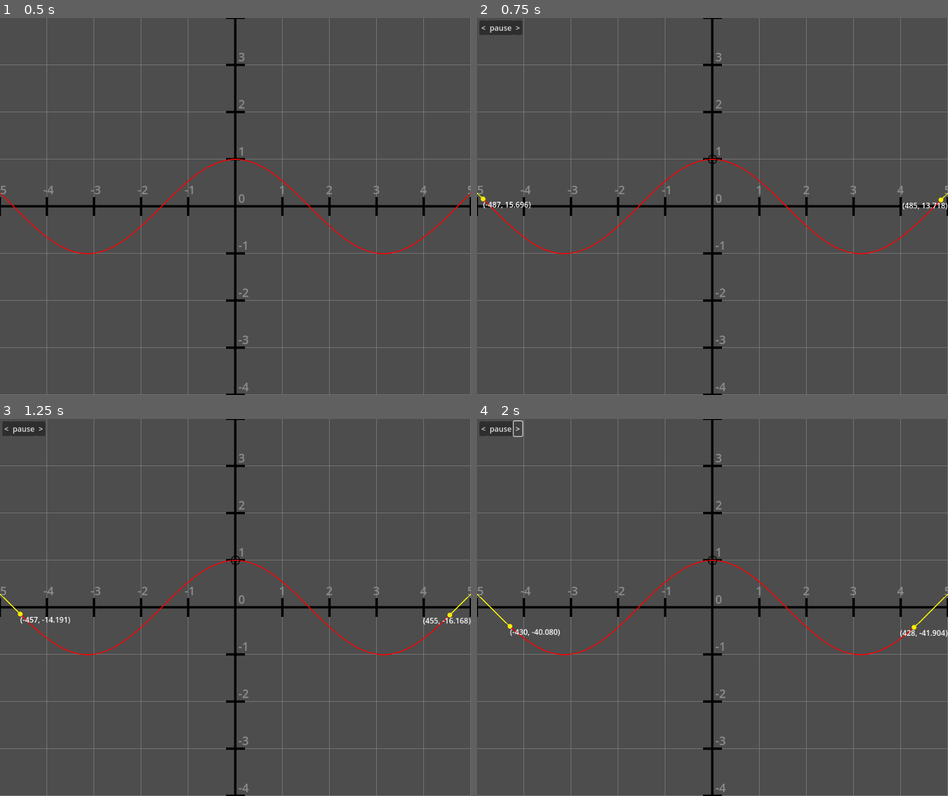
Above: before the commit, frames 1-4 (two rows, left to right).
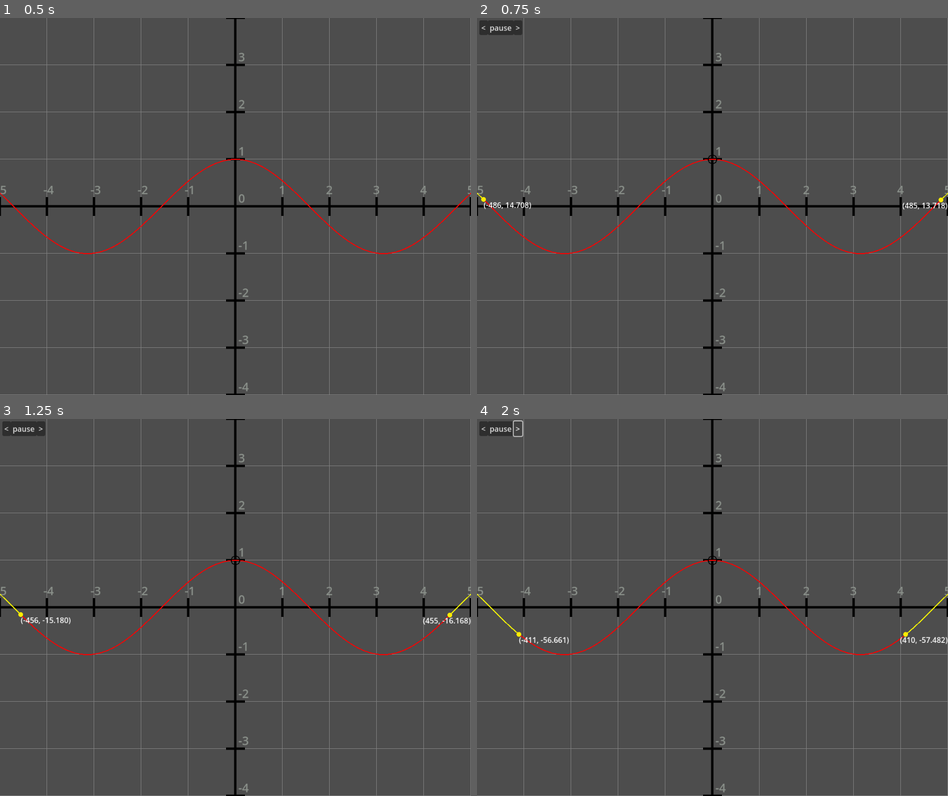
Above: after the commit, the same moments.

Repository: Drillix08/Opticos
Game: Godot game, scene res://graph_environment.tscn
Two runs of this game, one before a commit and one after it. Both use one fixed random seed, a clock stepped at 60 frames per second and the inputs below.
Inputs (mouse positions are in pixels of both pictures, inside the frame that each line leads up to):
- Up to frame 1 (0.5 s): no input
- Up to frame 2 (0.75 s): tap Enter (ui_accept) at 0.5 s; move the mouse to (816, 187) at 0.52 s; hold D from 0.53 s (still down); hold Enter (ui_accept) from 0.53 s (still down); click (816, 187) at 0.67 s
- Up to frame 3 (1.25 s): keep holding D; keep holding Enter (ui_accept)
- Up to frame 4 (2 s): release D at 1.25 s; release Enter (ui_accept) at 1.25 s; click ">" at 1.25 s

Frame 1 is identical in both runs. In frame 2, 0.1% of the frame differs, in the area x 0-12%, y 47-51%; in frame 3, 0.1%; in frame 4, 0.4%, in the area x 6-100%, y 54-60%.

Commit message:
non-overlapping coord labels

Diff:
--- a/source/graph-environment/grid.gd
+++ b/source/graph-environment/grid.gd
@@ -116,7 +116,7 @@
 		print("scroll")
 	if event.is_action_pressed("ui_accept"):
 		animProgLeft = convert_to_real_coords(Vector2(0,0)).x
-		animate_Limit(500, functionValues, true, true, .015, 1.002)
+		animate_Limit(500, functionValues, true, true, .015, 1.001)
 	if Input.is_key_pressed(KEY_D):
 		animate_derivative(0)
 
@@ -299,19 +299,19 @@
 		coordLabel2 = CoordLabel.new()
 		add_child(coordLabel2)
 	$AnimationControls.visible = true
-
+	print(points[1])
 	if(endpoint < 0):
 		return
-	var i: int = 0
+	var i: int = 1
 	while (i < points.size()):
 		if(pause):
 			await do_something
 			i += frameOffset
 			frameOffset = 0
 		var coords: Vector2 = convert_to_real_coords(points[i])
-		var coords2: Vector2 = convert_to_real_coords(points[points.size() - i - 1])
-		if(left): animProgLeft = coords.x
-		if(right): animProgRight = coords2.x
+		var coords2: Vector2 = convert_to_real_coords(points[points.size() - i])
+		if(left): animProgLeft = convert_to_real_coords(Vector2(i, 0)).x
+		if(right): animProgRight = convert_to_real_coords(Vector2(window_size.x - i, 0)).x
 		if(i + 1 != points.size() && points[i + 1].x > limit): break
 		#print(points[i])
 		if(left):
@@ -321,8 +321,10 @@
 			coordLabel.check_coords()
 		if(right):
 			coordLabel2.text = "(%.0f, " % coords2.x + "%.3f" % coords2.y + ")"
-			rect2.position = points[points.size() - i - 1] - rect2.size/2
+			rect2.position = points[points.size() - i] - rect2.size/2
 			coordLabel2.position = rect2.position + rect2.size/2
+			if(coordLabel != null && coordLabel.position.x + coordLabel.size.x > coordLabel2.position.x && coordLabel.position.y < coordLabel2.position.y + coordLabel2.size.y):
+				coordLabel2.position.y = coordLabel2.position.y - coordLabel2.size.y
 			coordLabel2.check_coords()
 		await get_tree().create_timer(speed).timeout
 		speed *= rate
